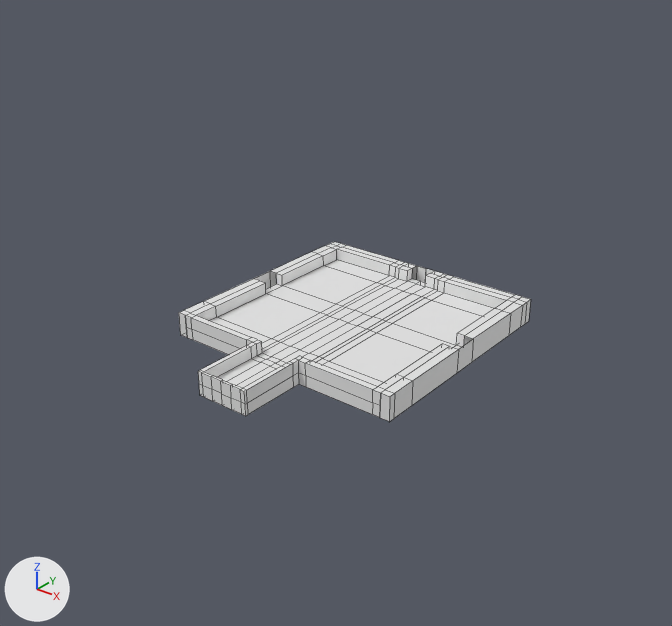
The FBX model Assets/_GlobalGameJam2026/Art/Models/Environment/FBX/Level.fbx, before and after one commit.
Camera for both pictures: a 50 mm camera at (134.4, -175.9, 110.3) aimed at (-8.5, 2.7, -0.4). Lighting does not change. The marker at lower left points along +X, +Y and +Z. Mesh edges are drawn as thin lines.

Names of what the first picture shows: 'Arena'.
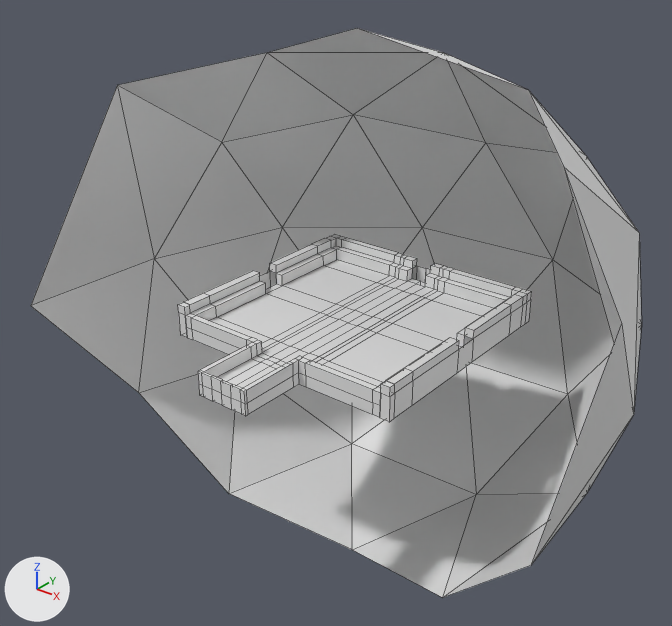
What changed in the scene script:
```text
Change me_arena_001:
    used by ob_arena; location = (0.0, 0.0, 0.0)
    remove me_arena_001.from_pydata(...)  # 322 vertices, 286 faces; spans x -33.7..33.7, y -49.5..33.4, z -1.7..4.9
    add me_arena_001.from_pydata(...)  # 386 vertices, 350 faces; spans x -33.7..33.7, y -49.5..33.4, z -1.7..7.3
    me_arena_001 part 1
    24 faces are deleted
    36 new vertices lie (0.0, 0.0, 2.3) away from vertices in x -33.7..33.7, y -31.2..33.4, z 4.9
    28 new vertices lie (0.0, 0.0, 2.4) away from vertices in x -33.7..33.7, y -29.4..31.2, z 4.9
    88 new faces join them
Add me_icosphere_001:
    me_icosphere_001.from_pydata(...)  # 31 vertices, 48 faces; spans x -1.08..0.95, y -1.1..1.0, z -1.0..1.0
    me_icosphere_001.materials.append(mat_floor)  # its picture is missing
Add ob_icosphere_001:
    ob_icosphere_001 = bpy.data.objects.new('Icosphere.001', me_icosphere_001)
    ob_icosphere_001.location = (0.0, 0.0, 0.0)
    ob_icosphere_001.rotation_euler = (0.0, 0.0, -2.16)  # degrees (0, 0, -124)
    ob_icosphere_001.scale = (-75.8, -75.8, -75.8)
```

Where the change shows, as pixel boxes (x1, y1, x2, y2) in the pictures (672 x 626 px):
'Icosphere.001', added
    after: (31, 28, 642, 597)
'Arena', reshaped
    before: (179, 242, 531, 422)
    after: (178, 234, 532, 422)
part 1 of me_arena_001, built on
    before: (179, 242, 531, 396)
    after: (178, 234, 532, 396)
